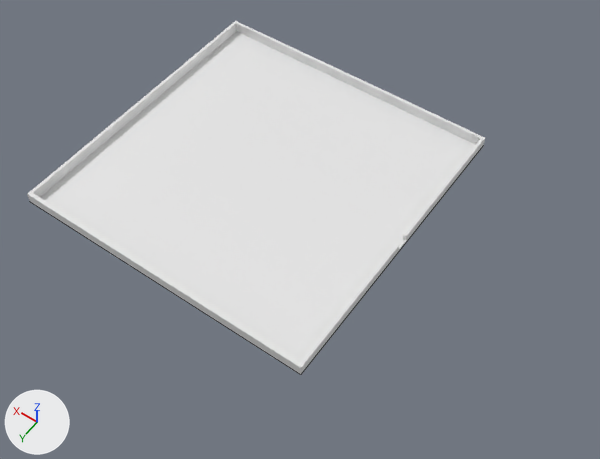
Renders of the Blender file src/assets/source/desk.blend from each side of a commit.
One viewpoint serves both versions: a 50 mm lens placed at (-30.5, 67.7, 97.3), pointed at (15.0, 4.0, -2.9). Arrows for +X, +Y and +Z are at lower left; the lights stay in place. Mesh edges are drawn as thin lines on the coarser meshes. Materials are left out; every surface is plain grey.

Names of what the first picture shows: 'Cube', 'ground'.
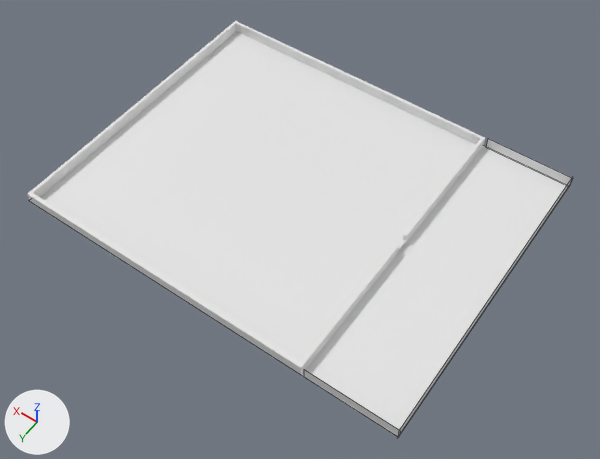
Location of each change, [x1, y1, x2, y2] in pixels of the pictures (600 x 459 px):
'ground', reshaped (22% wider, 18% taller)
    before: [34, 32, 475, 375]
    after: [29, 32, 568, 437]
'Brick Wall.001', added
    after: [486, 139, 573, 187]
'Brick Wall', added
    after: [304, 370, 400, 437]
'Brick Wall.002', added
    after: [397, 177, 573, 438]

Edits to the bpy script that builds the scene:
```text
Change me_plane:
    where me_plane.from_pydata(...)  # 4 vertices, 1 face; spans x -1.0..1.0, y -1.0..1.0, z 0.0
    used by ob_ground; location = (25.0, 0.0, 0.0); scale = (25.3, 25.3, 25.3)
    me_plane part 1
    me_plane.vertices[0].co: (-1.0, -1.0, 0.0) -> (-1.59, -1.0, 0.0)  # pixel (483, 145) -> pixel (569, 186)
    me_plane.vertices[1].co: (1.0, -1.0, 0.0) -> (1.01, -1.0, 0.0)
    me_plane.vertices[2].co: (-1.0, 1.0, 0.0) -> (-1.59, 1.0, 0.0)  # pixel (300, 374) -> pixel (398, 437)
    me_plane.vertices[3].co: (1.0, 1.0, 0.0) -> (1.01, 1.0, 0.0)  # pixel (29, 201) -> pixel (28, 200)
Add me_plane_003:
    me_plane_003.from_pydata([(-1.0, -1.0, 0.0), (1.0, -1.0, 0.0), (-1.0, 1.0, 0.0), (1.0, 1.0, 0.0)], [], [(0, 1, 3, 2)])
Add me_plane_002:
    me_plane_002.from_pydata([(-1.0, -1.0, 0.0), (1.0, -1.0, 0.0), (-1.0, 1.0, 0.0), (1.0, 1.0, 0.0)], [], [(0, 1, 3, 2)])
Add me_plane_001:
    me_plane_001.from_pydata([(-1.0, -1.0, 0.0), (1.0, -1.0, 0.0), (-1.0, 1.0, 0.0), (1.0, 1.0, 0.0)], [], [(0, 1, 3, 2)])
Add ob_brick_wall_002:
    ob_brick_wall_002 = bpy.data.objects.new('Brick Wall.002', me_plane_003)
    ob_brick_wall_002.location = (-15.2, 0.0, 0.9)
    ob_brick_wall_002.rotation_euler = (-3.142, 1.571, 0.0)  # degrees (-180, 90, 0)
    ob_brick_wall_002.scale = (1.0, 25.5, 4.96)
Add ob_brick_wall_001:
    ob_brick_wall_001 = bpy.data.objects.new('Brick Wall.001', me_plane_002)
    ob_brick_wall_001.location = (-8.0, -25.3, 0.9)
    ob_brick_wall_001.rotation_euler = (-1.571, 1.571, 0.0)  # degrees (-90, 90, 0)
    ob_brick_wall_001.scale = (1.0, 7.25, 4.96)
Add ob_brick_wall:
    ob_brick_wall = bpy.data.objects.new('Brick Wall', me_plane_001)
    ob_brick_wall.location = (-8.0, 25.3, 0.9)
    ob_brick_wall.rotation_euler = (-1.571, 1.571, 0.0)  # degrees (-90, 90, 0)
    ob_brick_wall.scale = (1.0, 7.25, 4.96)
```
